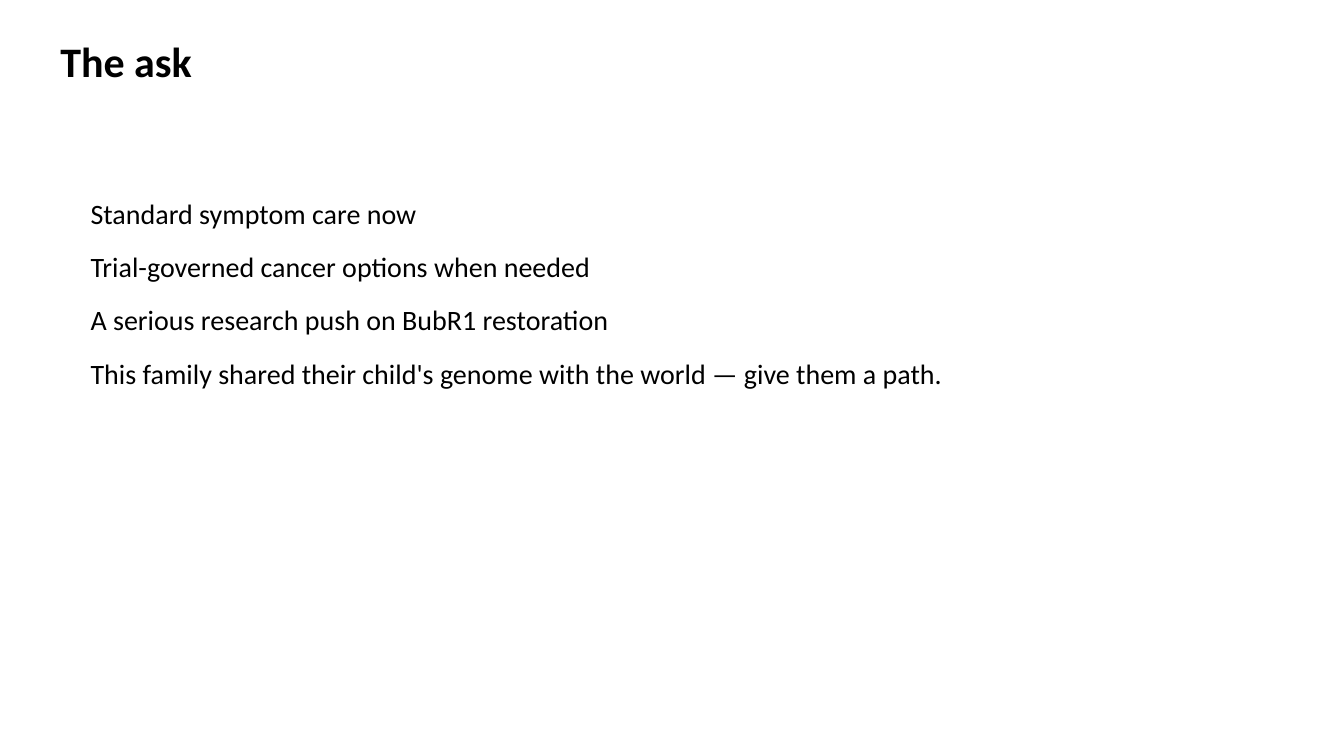
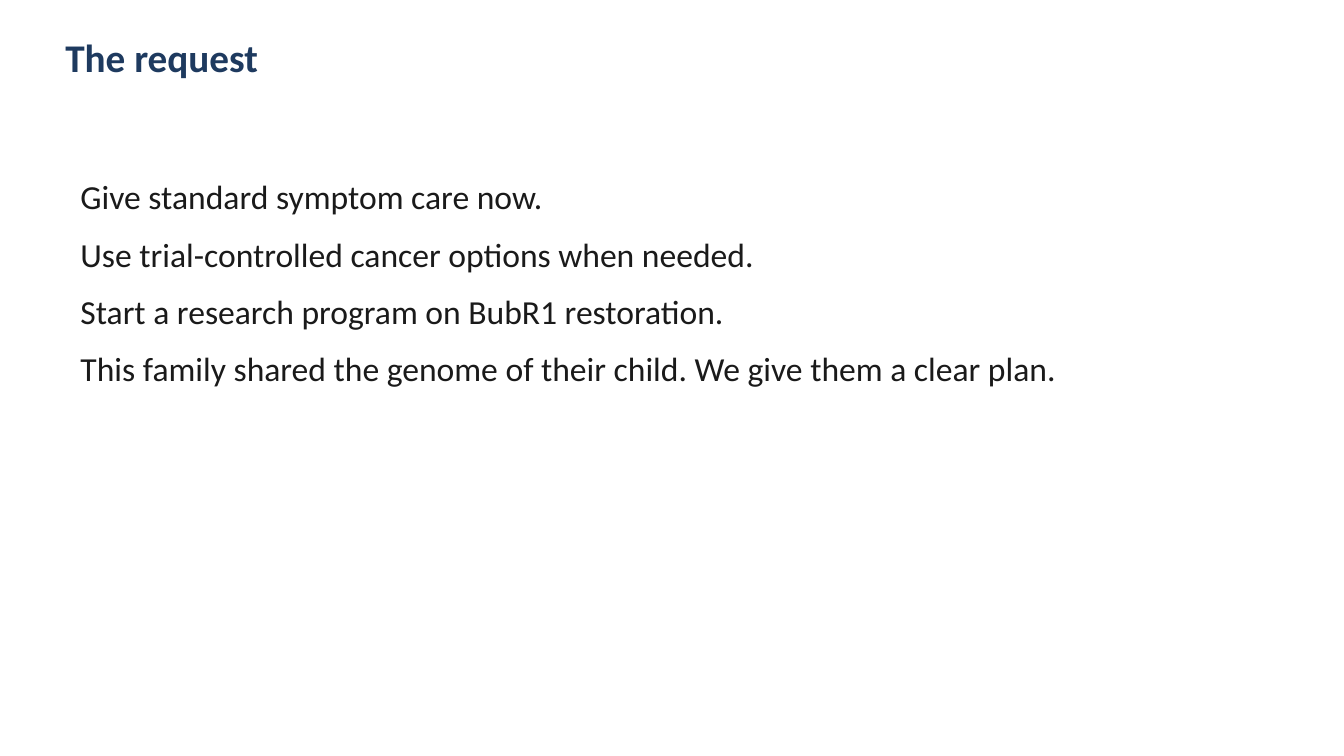
Before and after one commit to bigbag/mva-hackathon-2026, a slide deck: slide 11 of track2/slides/pitch_deck.pptx. Drawn at 1344x756 pixels with LibreOffice and Linux fonts; fonts in the diff are those of the drawing. Boxes give left, top, right and bottom in pixels: in the first picture for what was removed or moved away, otherwise in the second. Text is boxed around its words. In the diff, an @@ line names an element or a change of style, - is before the commit and + after.

Commit message:
Rewrite reports and decks in Simplified Technical English; rebuild figures
Fix overlapping domain-map labels, remove marketing metaphors from slides
and the video script, and plot Exomiser ranks from the genome-wide TSV.

```diff
--- a/track2/slides/pitch_deck.pptx
+++ b/track2/slides/pitch_deck.pptx
@@ text at <box>65,44,258,78</box>: text changed; size 30 to 28 pt; text colour #000000 to #1E3A5F @@
-The ask
+The request
@@ text at <box>80,185,1056,387</box>: text changed; size 20 to 24 pt; text colour #000000 to #1A1A1A @@
-Standard symptom care now
-Trial-governed cancer options when needed
-A serious research push on BubR1 restoration
-This family shared their child's genome with the world — give them a path.
+Give standard symptom care now.
+Use trial-controlled cancer options when needed.
+Start a research program on BubR1 restoration.
+This family shared the genome of their child. We give them a clear plan.
```
Also in this commit, not shown: 11 other slides changed, 15 other files.
